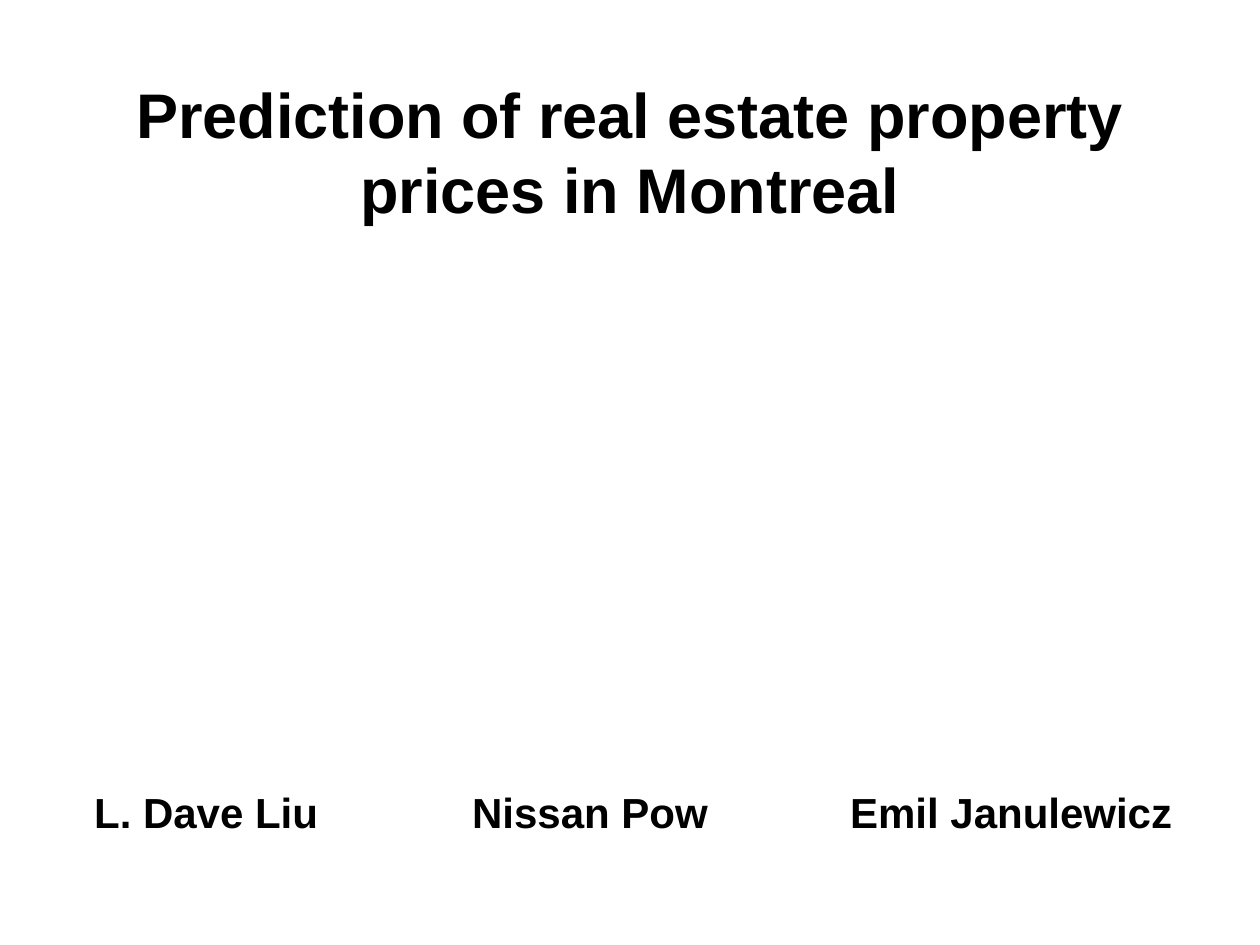
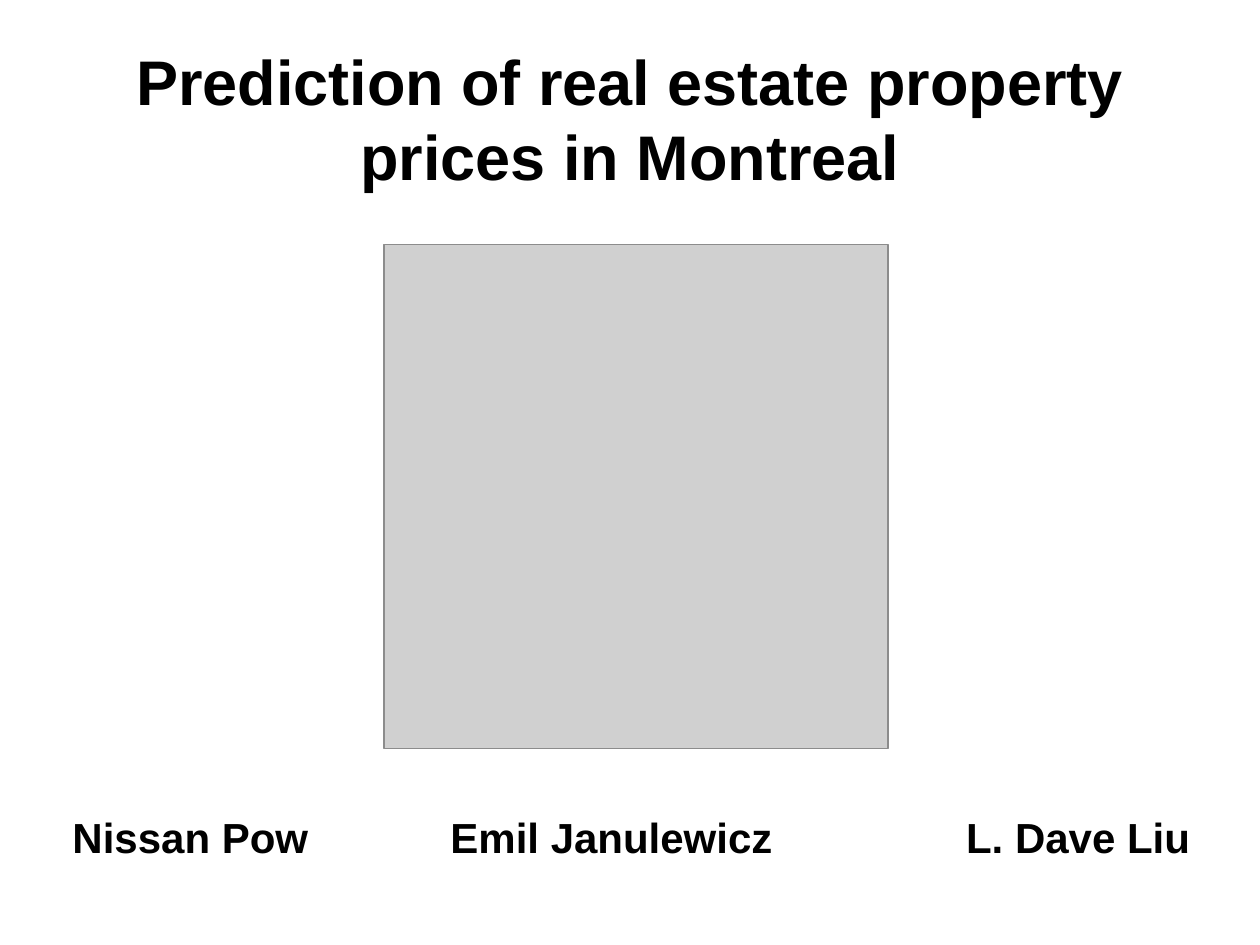
Before and after one commit to npow/centris, a slide deck: slide 1 of presentation/DaveNissanEmil2014MachineLearning.pptx. Drawn at 1260x945 pixels with LibreOffice and Linux fonts; fonts in the diff are those of the drawing; grey boxes stand for pictures. Boxes give left, top, right and bottom in pixels: in the first picture for what was removed or moved away, otherwise in the second. Text is boxed around its words. In the diff, an @@ line names an element or a change of style, - is before the commit and + after.

```diff
--- a/presentation/DaveNissanEmil2014MachineLearning.pptx
+++ b/presentation/DaveNissanEmil2014MachineLearning.pptx
@@ text "Prediction of real estate property ...": place and size @@
-text "Prediction of real estate property ..." at [136,92,1122,225]
+text "Prediction of real estate property ..." at [136,59,1122,192]
@@ picture added at [384,244,888,748] @@
@@ text at [72,822,1190,854]: text changed @@
-L. Dave Liu Nissan Pow Emil Janulewicz
+Nissan Pow Emil Janulewicz L. Dave Liu
```
Also in this commit, not shown: 2 other slides changed.
